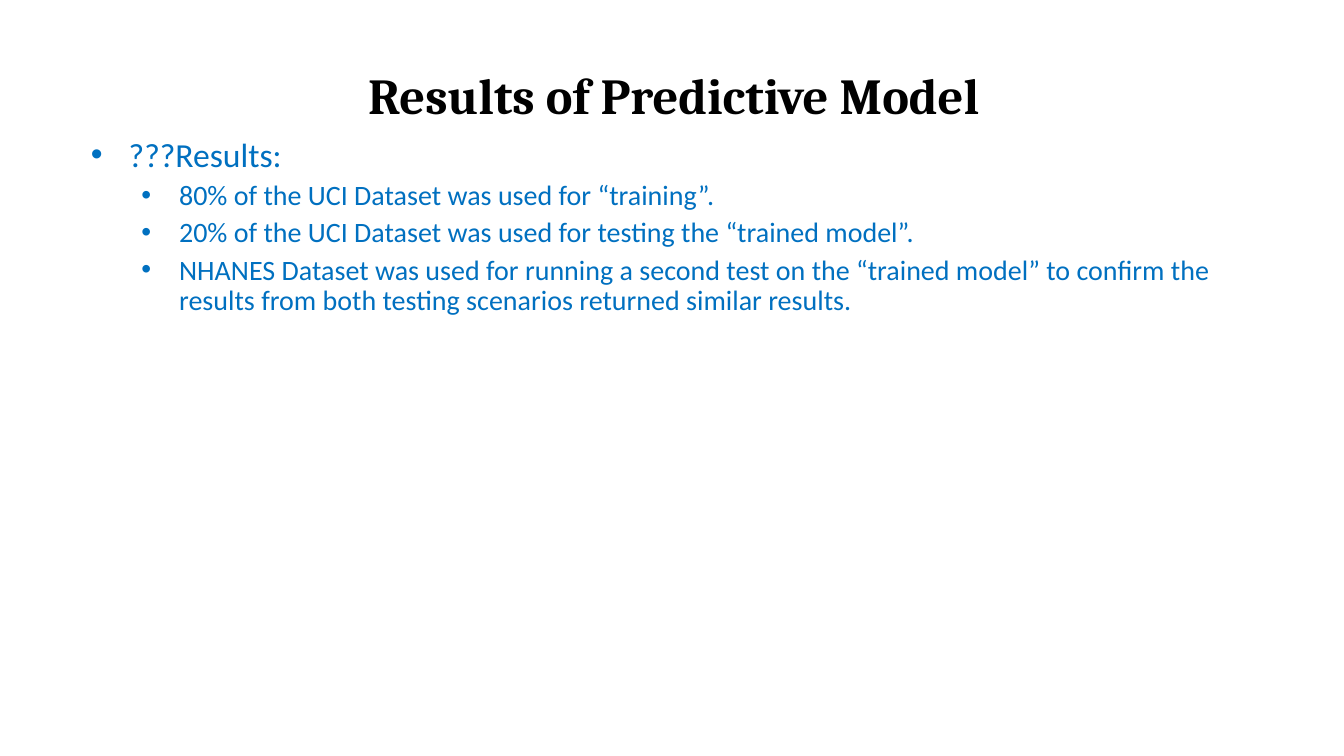
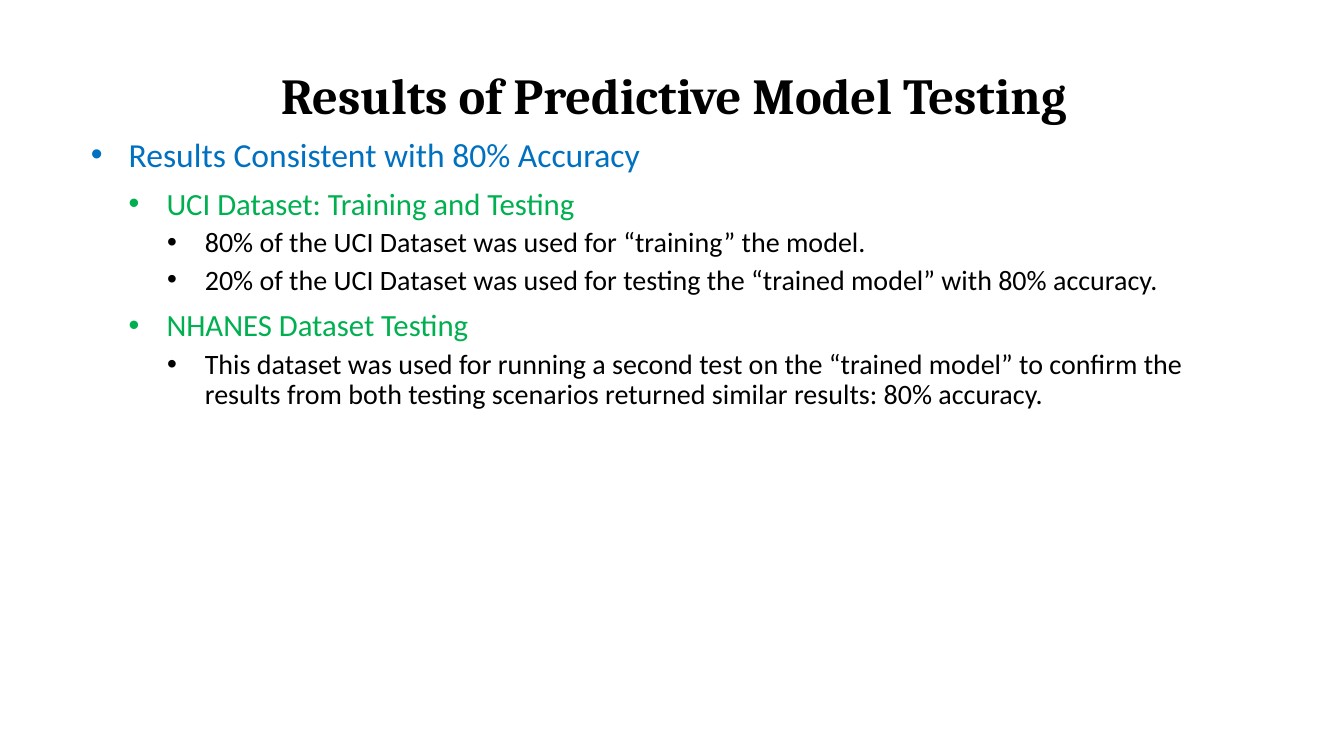
Before and after one commit to Ophelia82/Heart-Disease-Predictive-Model, a slide deck: slide 19 of Heart Disease Presentation.pptx (slide 14 before the commit). Drawn at 1344x756 pixels with LibreOffice and Linux fonts; fonts in the diff are those of the drawing. Boxes give left, top, right and bottom in pixels: in the first picture for what was removed or moved away, otherwise in the second. Text is boxed around its words. In the diff, an @@ line names an element or a change of style, - is before the commit and + after.

```diff
--- a/Heart Disease Presentation.pptx
+++ b/Heart Disease Presentation.pptx
@@ title at bbox=[281, 78, 1066, 125]: text changed @@
-Results of Predictive Model
+Results of Predictive Model Testing
@@ subtitle at bbox=[129, 143, 1182, 409]: text changed; text colour #0070C0 to #000000 @@
-• ???Results:
-  • 80% of the UCI Dataset was used for “training”.
-  • 20% of the UCI Dataset was used for testing the “trained model”.
-  • NHANES Dataset was used for running a second test on the “trained model” to confirm the results from both testing scenarios returned similar results.
+• Results Consistent with 80% Accuracy
+• UCI Dataset: Training and Testing
+    • 80% of the UCI Dataset was used for “training” the model.
+    • 20% of the UCI Dataset was used for testing the “trained model” with 80% accuracy.
+  • NHANES Dataset Testing
+  • This dataset was used for running a second test on the “trained model” to confirm the results from both testing scenarios returned similar results: 80% accuracy.
```
Also in this commit, not shown: 13 other slides changed, 6 slides added, 1 slide removed.
